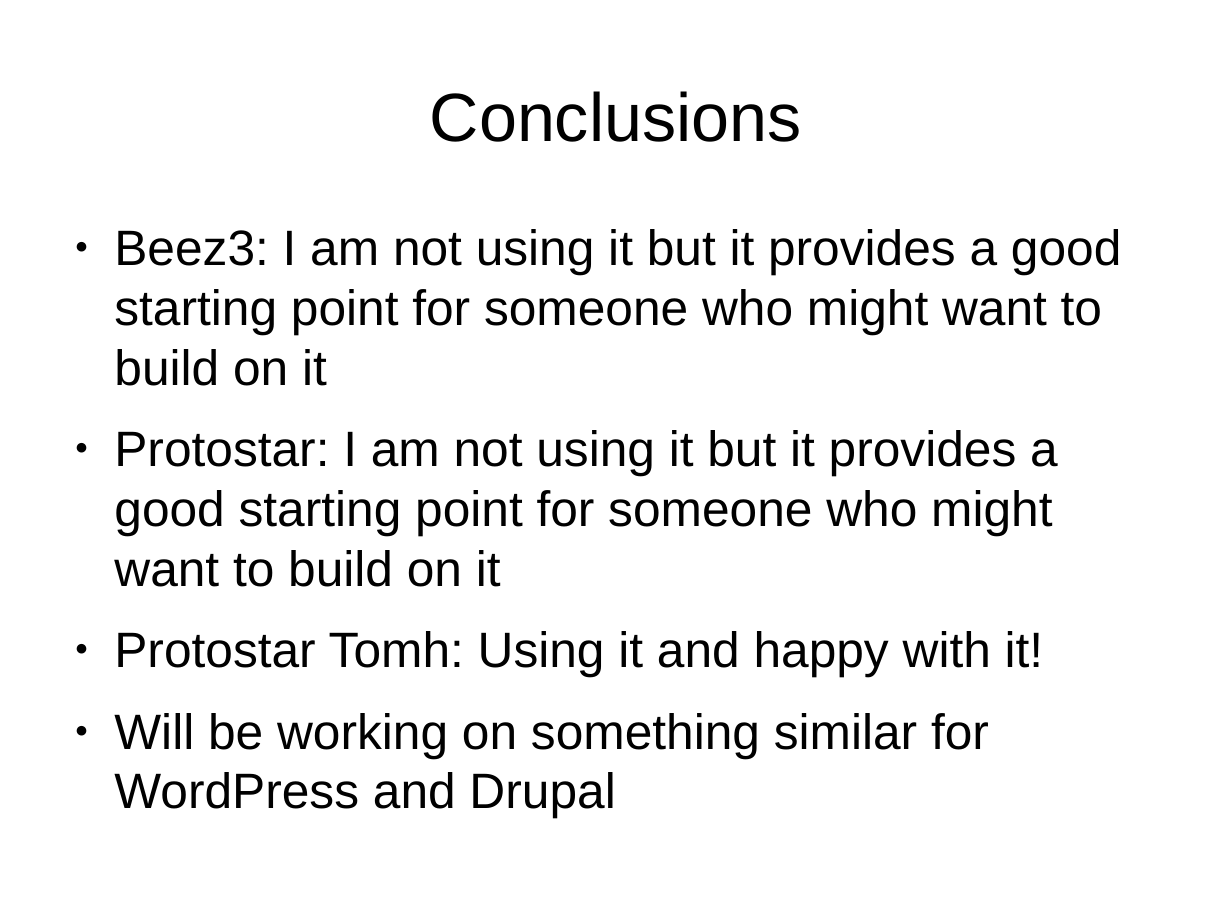
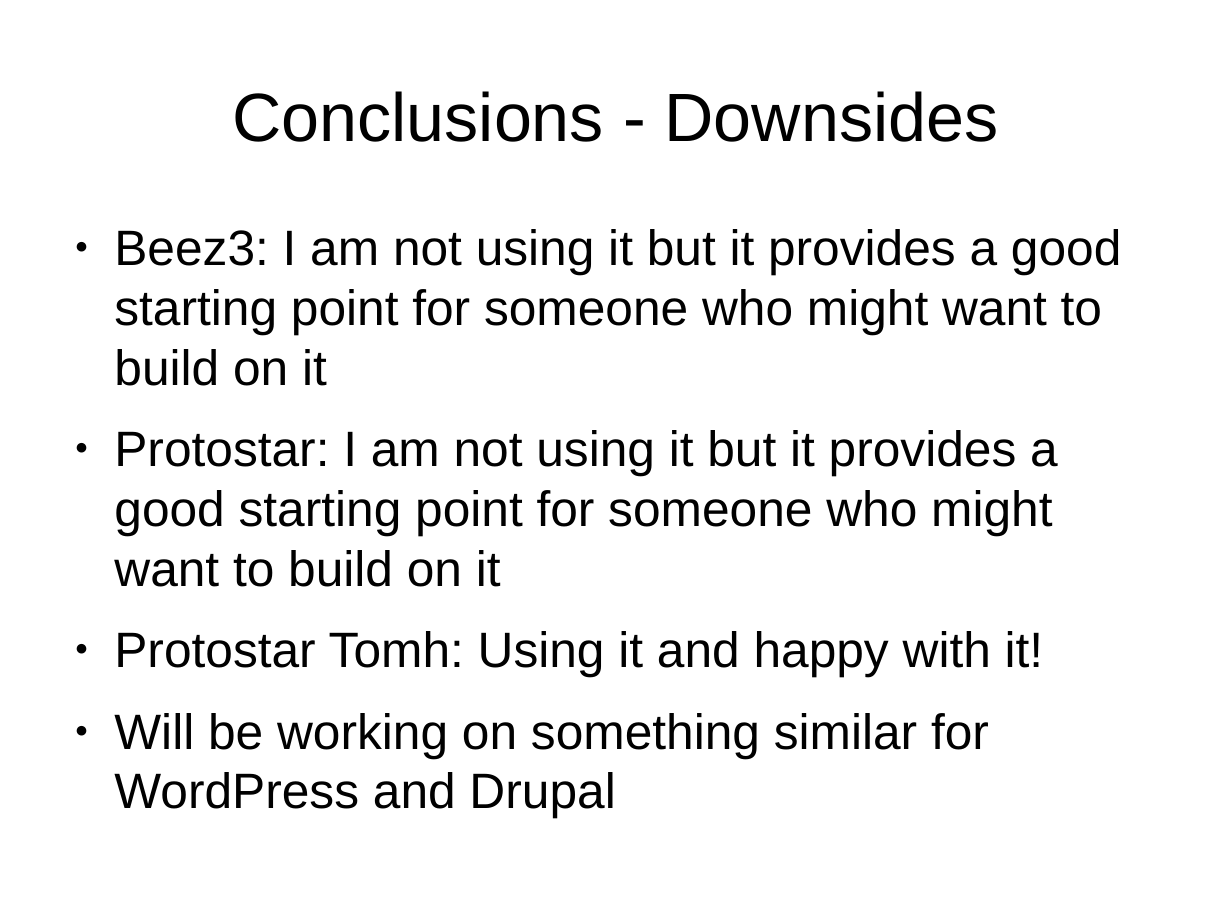
Before and after one commit to tomwhartung/jmws_accoutrements, a slide deck: slide 33 of presentations/2015_09-Joomla/Device_Detection-In_Protostar_and_Beez3.odp (slide 29 before the commit). Drawn at 1232x924 pixels with LibreOffice and Linux fonts; fonts in the diff are those of the drawing. Boxes give left, top, right and bottom in pixels: in the first picture for what was removed or moved away, otherwise in the second. Text is boxed around its words. In the diff, an @@ line names an element or a change of style, - is before the commit and + after.

```diff
--- a/presentations/2015_09-Joomla/Device_Detection-In_Protostar_and_Beez3.odp
+++ b/presentations/2015_09-Joomla/Device_Detection-In_Protostar_and_Beez3.odp
@@ title at [232, 91, 999, 142]: text changed @@
-Conclusions
+Conclusions - Downsides
```
Also in this commit, not shown: 6 slides added, 1 other file.
